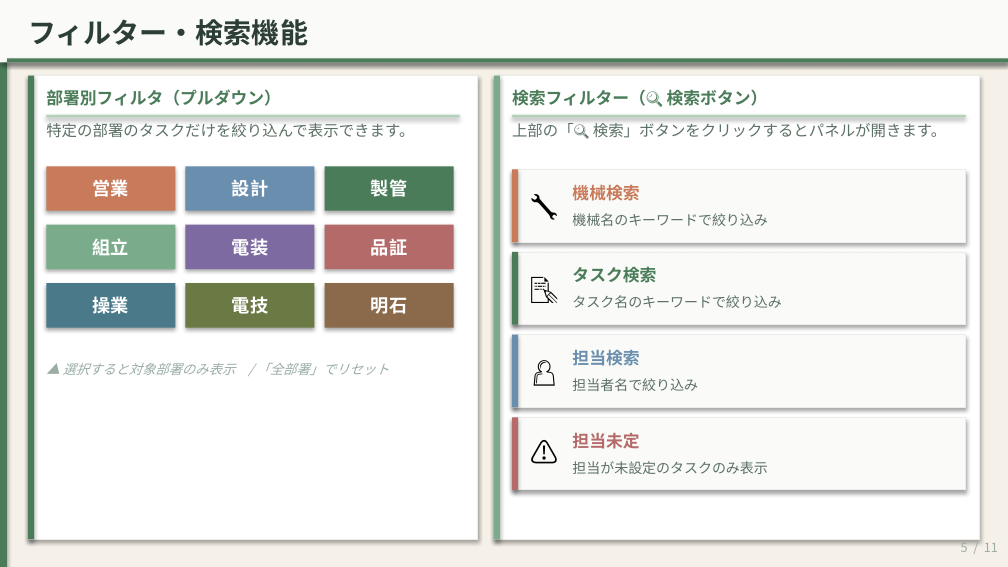
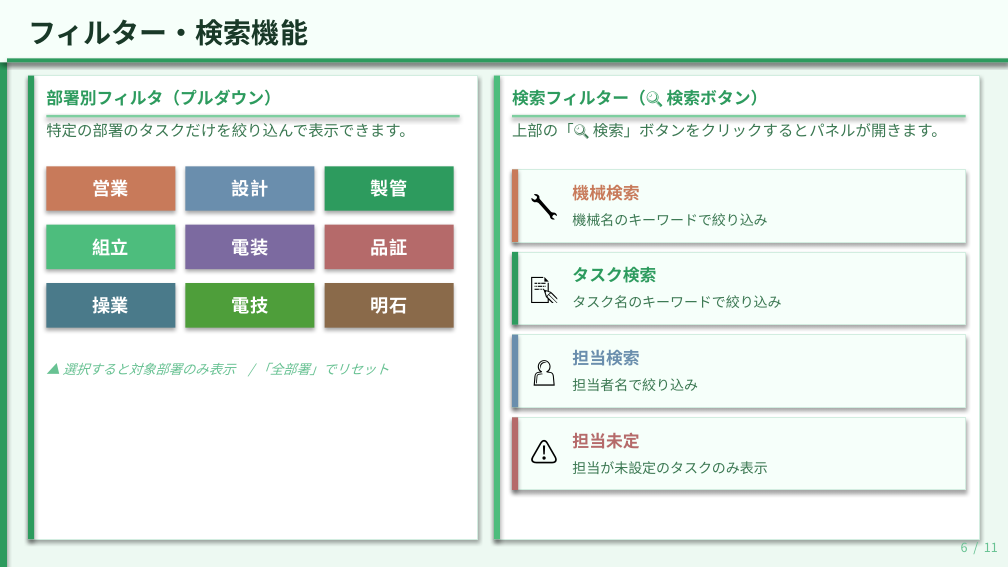
Before and after one commit to kemcokurosaki-oss/gantt-chart, a slide deck: slide 6 of 全体工程表_使い方ガイド（閲覧者向け）_new.pptx (slide 5 before the commit). Drawn at 1008x567 pixels with LibreOffice and Linux fonts; fonts in the diff are those of the drawing. Boxes give left, top, right and bottom in pixels: in the first picture for what was removed or moved away, otherwise in the second. Text is boxed around its words. In the diff, an @@ line names an element or a change of style, - is before the commit and + after.

```diff
--- a/全体工程表_使い方ガイド（閲覧者向け）_new.pptx
+++ b/全体工程表_使い方ガイド（閲覧者向け）_new.pptx
@@ background #F5F0E8 to #EDF9F2 @@
@@ rectangle at <box>0,0,1008,62</box>: fill #FAFBF8 to #F6FFFA @@
@@ text "フィルター・検索機能" at <box>28,19,308,46</box>: text colour #2C3E35 to #193928 @@
@@ rectangle at <box>28,76,478,539</box>: outline #ECEDE9 0.5 pt to #D2EDE0 0.5 pt @@
@@ rectangle at <box>494,76,980,539</box>: outline #ECEDE9 0.5 pt to #D2EDE0 0.5 pt @@
@@ rectangle at <box>494,76,500,539</box>: fill #7AAB8A to #4DBD7D @@
@@ rectangle at <box>46,115,460,118</box>: fill #B2D3BA to #7ECFA0 @@
@@ rectangle at <box>512,115,966,118</box>: fill #B2D3BA to #7ECFA0 @@
@@ rectangle at <box>46,225,175,269</box>: fill #7AAB8A to #4DBD7D @@
@@ fill #4A7C59 to #2D9B5E in 5 elements at <box>0,0,7,566</box>, <box>7,58,1008,62</box>, <box>28,76,34,539</box>, <box>325,166,454,211</box>, <box>512,252,518,325</box> @@
@@ text colour #4A7C59 to #2D9B5E in 3 elements at <box>46,89,281,106</box>, <box>512,89,768,106</box>, <box>572,266,656,283</box> @@
@@ rectangle at <box>185,283,314,328</box>: fill #6B7A45 to #4E9E3A @@
@@ text "▲ 選択すると対象部署のみ表示 / 「全部署」でリセット" at <box>63,363,390,375</box>: text colour #9AAEA4 to #68C293 @@
@@ fill #FAFBF8 to #F6FFFA; outline #ECEDE9 0.5 pt to #D2EDE0 0.5 pt in 4 elements at <box>512,169,966,242</box>, <box>512,252,966,325</box>, <box>512,335,966,407</box>, <box>512,417,966,490</box> @@
@@ text colour #5C7065 to #3B7852 in 6 elements at <box>46,123,414,137</box>, <box>512,123,947,138</box>, <box>572,213,767,226</box>, <box>572,295,781,308</box>, <box>572,378,698,391</box>, <box>572,461,767,474</box> @@
@@ text at <box>961,540,998,552</box>: text changed; text colour #9AAEA4 to #68C293 @@
-5 / 11
+6 / 11
```
Also in this commit, not shown: 9 other slides changed, 1 slide removed, 1 other file.
